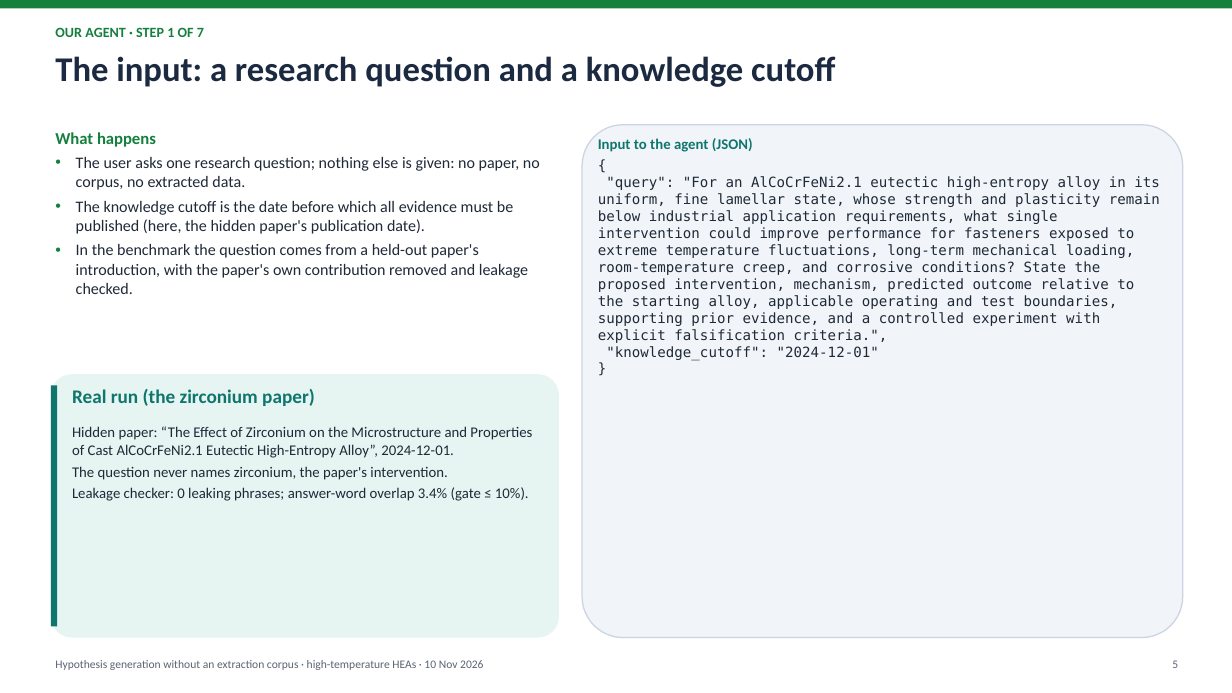
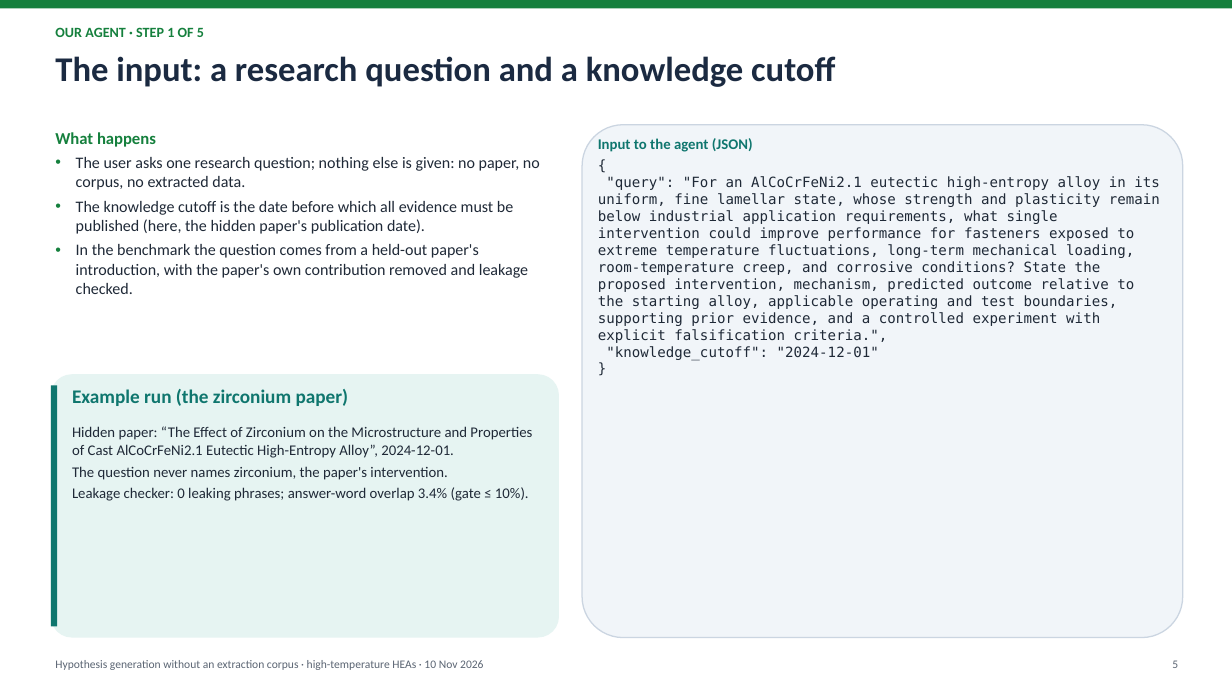
Before and after one commit to yadyneshsonale/materials-hypothesis-generation, a slide deck: slide 5 of presentations/2026-11-10_on_demand_retrieval/on_demand_hypothesis_generation_2026-11-10.pptx. Drawn at 1232x693 pixels with LibreOffice and Linux fonts; fonts in the diff are those of the drawing. Boxes give left, top, right and bottom in pixels: in the first picture for what was removed or moved away, otherwise in the second. Text is boxed around its words. In the diff, an @@ line names an element or a change of style, - is before the commit and + after.

```diff
--- a/presentations/2026-11-10_on_demand_retrieval/on_demand_hypothesis_generation_2026-11-10.pptx
+++ b/presentations/2026-11-10_on_demand_retrieval/on_demand_hypothesis_generation_2026-11-10.pptx
@@ text at (55, 27, 204, 37): text changed @@
-OUR AGENT · STEP 1 OF 7
+OUR AGENT · STEP 1 OF 5
@@ text at (72, 389, 349, 406): text changed @@
-Real run (the zirconium paper)
+Example run (the zirconium paper)
```
Also in this commit, not shown: 13 other slides changed, 3 slides removed, 5 other files.
